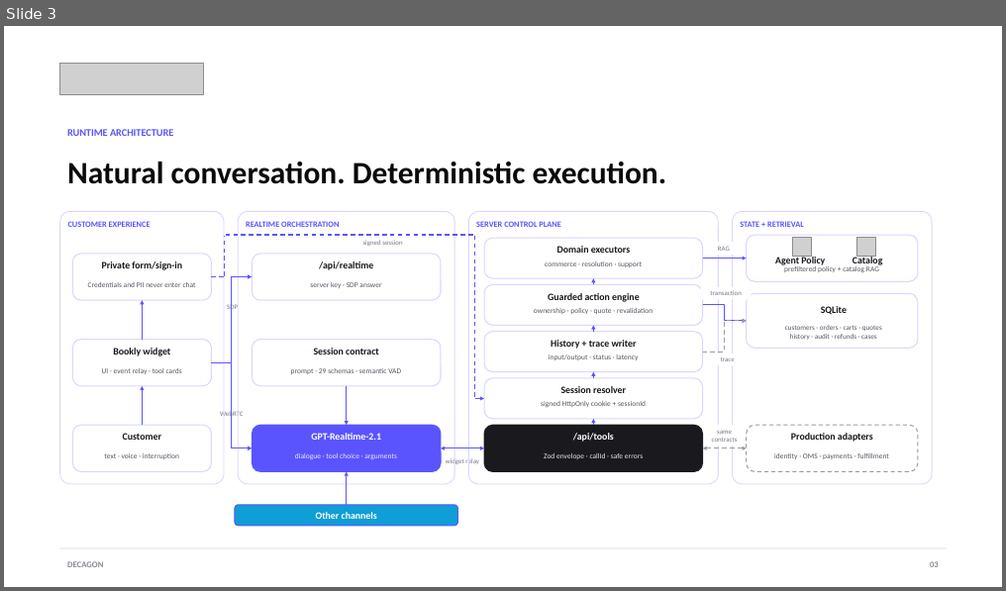
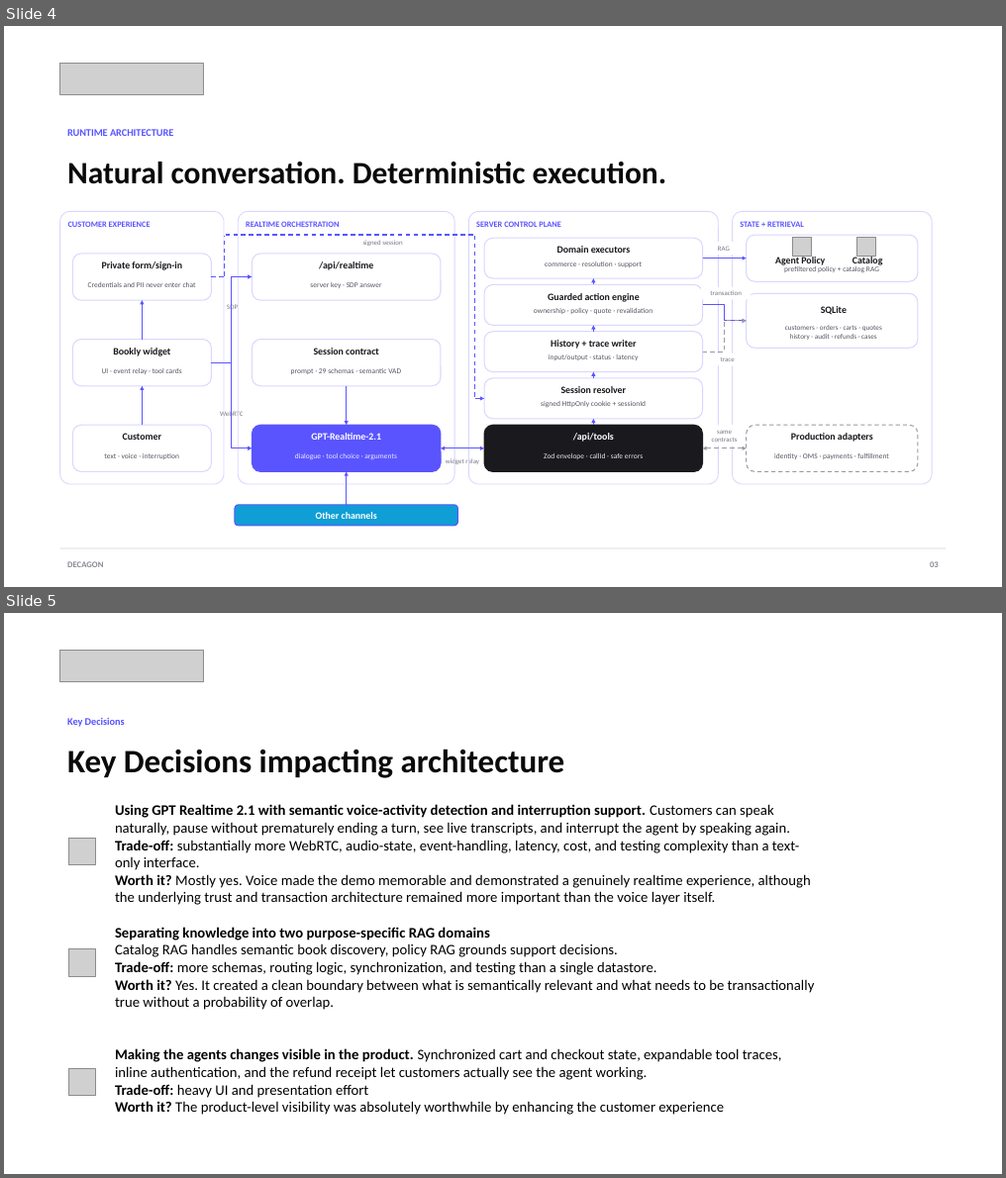
Before and after one commit to Kbernstein48/Decagon-Bookly, a slide deck: Bookly-Solution-Pitch-Deck-FINAL.pptx. Shown one above the other, each under a label of ours: slide 3 before the commit, slides 4 and 5 after it. The pictures are 1006x591 and 1006x1178 pixels, drawn with LibreOffice and Linux fonts; fonts in the diff are those of the drawing; grey boxes stand for pictures. Boxes give left, top, right and bottom in pixels: in the first picture for what was removed or moved away, otherwise in the second. Text is boxed around its words. In the diff, an @@ line names an element or a change of style, - is before the commit and + after.

```diff
--- a/Bookly-Solution-Pitch-Deck-FINAL.pptx
+++ b/Bookly-Solution-Pitch-Deck-FINAL.pptx
@@ slide 5 added at <box>4,613,1002,1174</box>, background #FFFFFF @@
@@ picture added at <box>60,651,204,682</box> @@
@@ text added at <box>67,718,125,727</box>, 9.8 pt, text #5754FF, bold @@
+Key Decisions
@@ text added at <box>67,749,565,778</box>, 31.5 pt, text #0A0A0B, bold @@
+Key Decisions impacting architecture
@@ text added at <box>115,804,815,1115</box>, 14 pt, text #000000 @@
+Using GPT Realtime 2.1 with semantic voice-activity detection and interruption support. Customers can speak naturally, pause without prematurely ending a turn, see live transcripts, and interrupt the agent by speaking again.
+Trade-off: substantially more WebRTC, audio-state, event-handling, latency, cost, and testing complexity than a text-only interface.
+Worth it? Mostly yes. Voice made the demo memorable and demonstrated a genuinely realtime experience, although the underlying trust and transaction architecture remained more important than the voice layer itself.
+Separating knowledge into two purpose-specific RAG domains
+Catalog RAG handles semantic book discovery, policy RAG grounds support decisions.
+Trade-off: more schemas, routing logic, synchronization, and testing than a single datastore.
+Worth it? Yes. It created a clean boundary between what is semantically relevant and what needs to be transactionally true without a probability of overlap.
+Making the agents changes visible in the product. Synchronized cart and checkout state, expandable tool traces, inline authentication, and the refund receipt let customers actually see the agent working.
+Trade-off: heavy UI and presentation effort
+Worth it? The product-level visibility was absolutely worthwhile by enhancing the customer experience
@@ picture added at <box>68,838,96,865</box> @@
@@ picture added at <box>68,950,96,977</box> @@
@@ picture added at <box>68,1068,96,1096</box> @@
@@ what was slide 3 is now slide 4 @@
```
Also in this commit, not shown: 2 slides changed, 5 slides removed.
